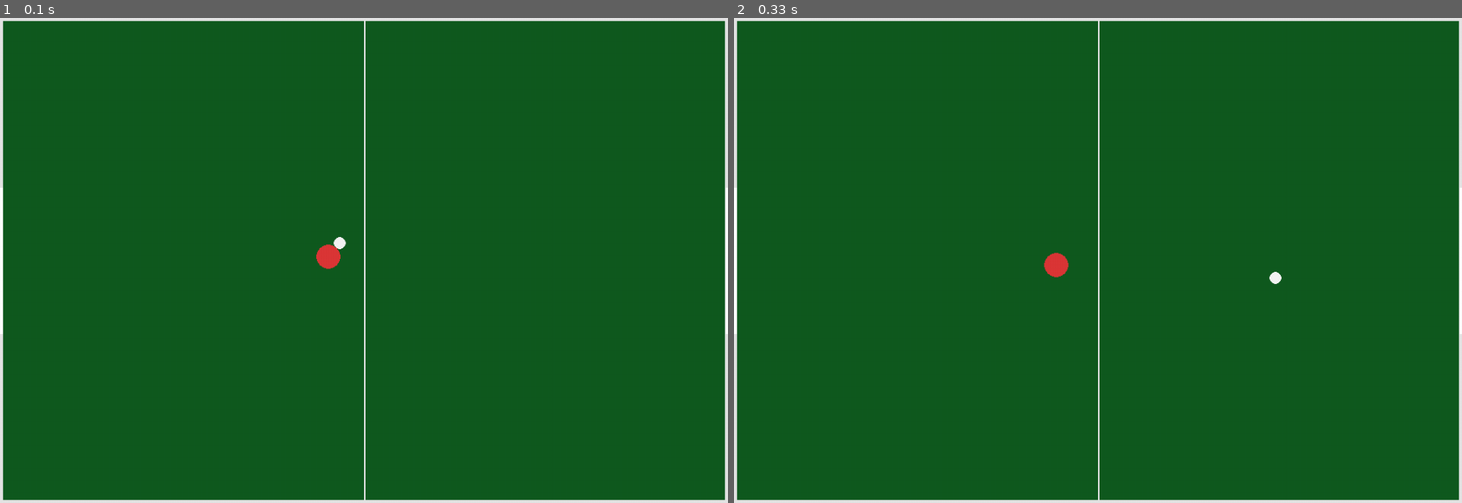
Above: before the commit, frames 1-2 (left to right).
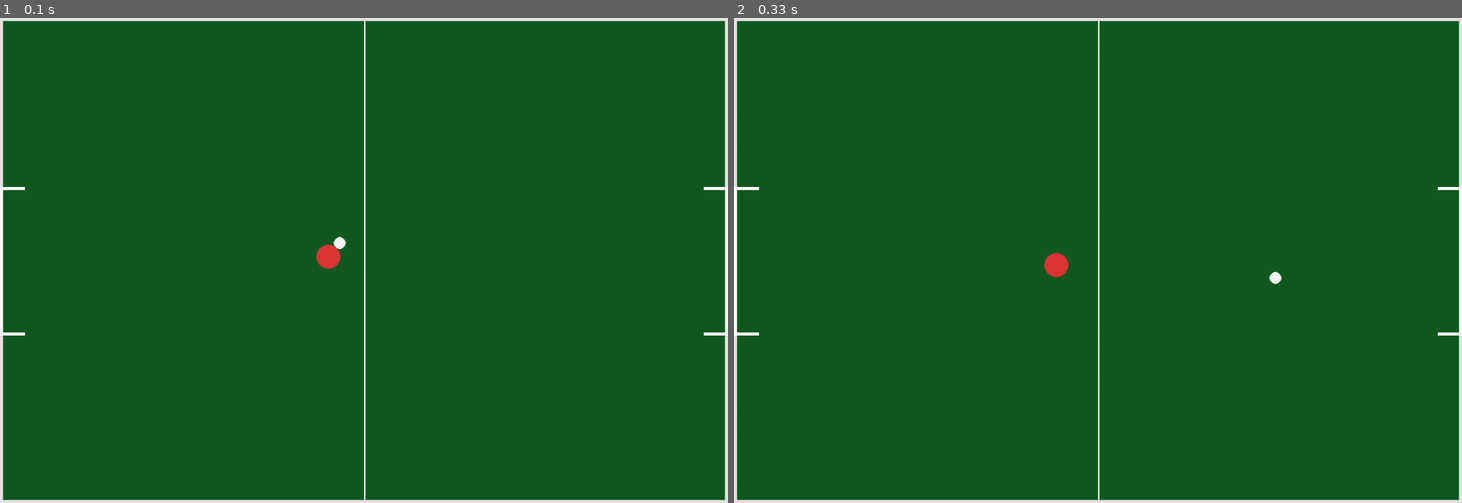
Above: after the commit, the same moments.

Repository: YoManFeed/RL_football
Game: pygame game, started from examples/render_scenario1.py
Two runs of this game, one before a commit and one after it. Both use one fixed random seed, a clock stepped at 60 frames per second and the inputs below.
Inputs:
- Up to frame 1 (0.1 s): no input
- Up to frame 2 (0.33 s): no input

The runs differ from the first frame. In frame 1, less than 0.1% of the frame differs, in the area x 0-100%, y 34-66%; in frame 2, less than 0.1%.

Commit message:
added 2nd scenario

Diff:
--- a/football_rl/configs/defaults.py
+++ b/football_rl/configs/defaults.py
@@ -57,16 +57,16 @@
 
 @dataclass(slots=True)
 class RewardConfig:
-    goal_reward: float = 5.0
+    goal_reward: float = 50.0
     concede_penalty: float = 5.0
-    ball_progress_scale: float = 0.04
+    ball_progress_scale: float = 0.05  # increased from 0.04 for better learning signal
     pass_reward: float = 0.45
     receive_pass_reward: float = 0.25
     steal_reward: float = 0.6
     interception_reward: float = 0.45
-    touch_reward: float = 0.05
+    touch_reward: float = 0.1  # increased from 0.05 for better learning signal
     idle_penalty: float = 0.004
-    scenario_bonus_scale: float = 1.0
+    scenario_bonus_scale: float = 0.0
 
 
 @dataclass(slots=True)
--- a/football_rl/render/pygame_renderer.py
+++ b/football_rl/render/pygame_renderer.py
@@ -41,6 +41,12 @@
         goal_bottom = int((self.config.physics.field_height / 2 + self.config.physics.goal_width / 2) * self._scale_y)
         pygame.draw.line(self._screen, (255, 255, 255), (0, goal_top), (0, goal_bottom), width=6)
         pygame.draw.line(self._screen, (255, 255, 255), (self._window_size[0] - 1, goal_top), (self._window_size[0] - 1, goal_bottom), width=6)
+        # Add horizontal goal boundaries extending inward
+        goal_depth = int(4 * self._scale_x)  # Extend 4 units inward
+        pygame.draw.line(self._screen, (255, 255, 255), (0, goal_top), (goal_depth, goal_top), width=4)
+        pygame.draw.line(self._screen, (255, 255, 255), (0, goal_bottom), (goal_depth, goal_bottom), width=4)
+        pygame.draw.line(self._screen, (255, 255, 255), (self._window_size[0] - goal_depth, goal_top), (self._window_size[0] - 1, goal_top), width=4)
+        pygame.draw.line(self._screen, (255, 255, 255), (self._window_size[0] - goal_depth, goal_bottom), (self._window_size[0] - 1, goal_bottom), width=4)
         for obstacle in simulator.obstacles:
             px, py = self._to_screen(obstacle.position)
             hw = int(obstacle.half_extents[0] * self._scale_x)
--- a/football_rl/rewards/manager.py
+++ b/football_rl/rewards/manager.py
@@ -10,6 +10,7 @@
     PassRewardTerm,
     ScenarioHookRewardTerm,
     StealRewardTerm,
+    TimePenaltyTerm
 )
 
 
@@ -35,5 +36,6 @@
             StealRewardTerm(),
             IdlePenaltyTerm(),
             ScenarioHookRewardTerm(),
+            TimePenaltyTerm(),
         ]
     )
--- a/football_rl/rewards/terms.py
+++ b/football_rl/rewards/terms.py
@@ -1,4 +1,5 @@
 from __future__ import annotations
+import numpy as np
 
 from football_rl.core.events import EventType
 from football_rl.rewards.base import RewardTerm
@@ -18,15 +19,43 @@
         return rewards
 
 
+# class BallProgressRewardTerm(RewardTerm):
+#     def compute(self, simulator) -> dict[str, float]:
+#         rewards = {agent_id: 0.0 for agent_id in simulator.players}
+#         prev_x = simulator.prev_ball_position[0]
+#         curr_x = simulator.ball.position[0]
+#         delta = curr_x - prev_x
+#         scale = simulator.config.rewards.ball_progress_scale / simulator.config.physics.field_width
+#         for agent_id, player in simulator.players.items():
+#             rewards[agent_id] += float(delta * player.attack_direction * scale)
+#         return rewards
+
 class BallProgressRewardTerm(RewardTerm):
     def compute(self, simulator) -> dict[str, float]:
         rewards = {agent_id: 0.0 for agent_id in simulator.players}
-        prev_x = simulator.prev_ball_position[0]
-        curr_x = simulator.ball.position[0]
-        delta = curr_x - prev_x
-        scale = simulator.config.rewards.ball_progress_scale / simulator.config.physics.field_width
+
+        prev_pos = np.array(simulator.prev_ball_position)
+        curr_pos = np.array(simulator.ball.position)
+
+        # define goal center (you may need to adjust depending on your coordinate system)
+        goal_x = simulator.config.physics.field_width / 2.0
+        goal_y = 0.0  # assuming center of field in y
+
+        # If attack direction matters:
         for agent_id, player in simulator.players.items():
-            rewards[agent_id] += float(delta * player.attack_direction * scale)
+            if player.attack_direction == -1:
+                goal_x = -goal_x  # flip goal for opposite team
+
+            goal_pos = np.array([goal_x, goal_y])
+
+            prev_dist = np.linalg.norm(prev_pos - goal_pos)
+            curr_dist = np.linalg.norm(curr_pos - goal_pos)
+
+            delta = prev_dist - curr_dist  # positive if closer to goal
+
+            scale = simulator.config.rewards.ball_progress_scale
+            rewards[agent_id] += float(delta * scale)
+
         return rewards
 
 
@@ -73,3 +102,7 @@
         for agent_id, value in simulator.extra_agent_rewards.items():
             rewards[agent_id] += value * simulator.config.rewards.scenario_bonus_scale
         return rewards
+
+class TimePenaltyTerm(RewardTerm):
+    def compute(self, simulator) -> dict[str, float]:
+        return {agent_id: -0.001 for agent_id in simulator.players}
--- a/football_rl/training/ppo.py
+++ b/football_rl/training/ppo.py
@@ -72,16 +72,56 @@
         latent = self.encoder(obs)
         return self.value_head(latent).squeeze(-1)
 
-    def get_action_and_value(
-        self, obs: torch.Tensor, action: torch.Tensor | None = None
-    ) -> tuple[torch.Tensor, torch.Tensor, torch.Tensor, torch.Tensor]:
+    # def get_action_and_value(
+    #     self, obs: torch.Tensor, action: torch.Tensor | None = None
+    # ) -> tuple[torch.Tensor, torch.Tensor, torch.Tensor, torch.Tensor]:
+    #     mean, std, value = self.forward(obs)
+    #     dist = Normal(mean, std)
+    #     if action is None:
+    #         action = dist.sample()
+    #     log_prob = dist.log_prob(action).sum(-1)
+    #     entropy = dist.entropy().sum(-1)
+    #     return action, log_prob, entropy, value
+
+    # def get_action_and_value(self, obs, action=None):
+    #     mean, std, value = self.forward(obs)
+    #     dist = Normal(mean, std)
+
+    #     if action is None:
+    #         raw_action = dist.rsample()
+    #         action = torch.tanh(raw_action)
+    #     else:
+    #         # inverse tanh (approx)
+    #         raw_action = torch.atanh(action.clamp(-0.999, 0.999))
+
+    #     log_prob = dist.log_prob(raw_action).sum(-1)
+    #     log_prob -= torch.log(1 - action.pow(2) + 1e-6).sum(-1)
+
+    #     entropy = dist.entropy().sum(-1)
+
+    #     return action, log_prob, entropy, value
+    def get_action_and_value(self, obs, action=None):
         mean, std, value = self.forward(obs)
         dist = Normal(mean, std)
+
         if action is None:
-            action = dist.sample()
-        log_prob = dist.log_prob(action).sum(-1)
+            raw_action = dist.rsample()
+            move_kick = torch.tanh(raw_action[..., :4])      # [-1, 1]
+            power_sprint = torch.sigmoid(raw_action[..., 4:])  # [0, 1]
+            action = torch.cat([move_kick, power_sprint], dim=-1)
+        else:
+            a = action.clamp(1e-6, 1 - 1e-6)
+            raw_move_kick = torch.atanh(action[..., :4].clamp(-0.999, 0.999))
+            raw_power_sprint = torch.log(a[..., 4:] / (1 - a[..., 4:]))
+            raw_action = torch.cat([raw_move_kick, raw_power_sprint], dim=-1)
+
+        log_prob = dist.log_prob(raw_action).sum(-1)
+        log_prob -= torch.log(1 - action[..., :4].pow(2) + 1e-6).sum(-1)
+        log_prob -= torch.log(action[..., 4:] * (1 - action[..., 4:]) + 1e-6).sum(-1)
+
         entropy = dist.entropy().sum(-1)
         return action, log_prob, entropy, value
+
 
 
 # ---------------------------------------------------------------------------
@@ -136,11 +176,21 @@
         T = self.ptr
         advantages = np.zeros(T, dtype=np.float32)
         gae = 0.0
+        # for t in reversed(range(T)):
+        #     next_val = last_value if t == T - 1 else self.values[t + 1]
+        #     next_done = 0.0 if t == T - 1 else self.dones[t + 1]
+        #     delta = self.rewards[t] + gamma * next_val * (1.0 - self.dones[t]) - self.values[t]
+        #     gae = delta + gamma * lam * (1.0 - self.dones[t]) * gae
         for t in reversed(range(T)):
-            next_val = last_value if t == T - 1 else self.values[t + 1]
-            next_done = 0.0 if t == T - 1 else self.dones[t + 1]
-            delta = self.rewards[t] + gamma * next_val * (1.0 - self.dones[t]) - self.values[t]
-            gae = delta + gamma * lam * (1.0 - self.dones[t]) * gae
+            if t == T - 1:
+                next_nonterminal = 1.0 - self.dones[t]
+                next_value = last_value
+            else:
+                next_nonterminal = 1.0 - self.dones[t + 1]
+                next_value = self.values[t + 1]
+
+            delta = self.rewards[t] + gamma * next_value * next_nonterminal - self.values[t]
+            gae = delta + gamma * lam * next_nonterminal * gae
             advantages[t] = gae
         returns = advantages + self.values[:T]
 
@@ -168,7 +218,7 @@
     gae_lambda: float       = 0.95
     clip_epsilon: float     = 0.2
     value_coef: float       = 0.5
-    entropy_coef: float     = 0.01
+    entropy_coef: float     = 0.001
     max_grad_norm: float    = 0.5
     lr: float               = 3e-4
     normalize_advantages: bool = True
@@ -242,6 +292,10 @@
             "mean_ep_length": np.mean(ep_lengths) if ep_lengths else float("nan"),
             "num_episodes": len(ep_returns),
         }
+
+        print("rewards sample:", self.buffer.rewards[:50])
+
+
         return last_value, stats
 
     # ------------------------------------------------------------------
--- /dev/null
+++ b/generate_gif.py
@@ -0,0 +1,242 @@
+"""Generate GIF from a trained agent checkpoint.
+
+Usage:
+    python generate_gif.py --checkpoint checkpoints/ppo_scenario_1_single_striker_final.pt --scenario scenario_1_single_striker
+    python generate_gif.py --checkpoint checkpoints/ppo_scenario_2_moving_wall_final.pt --scenario scenario_2_moving_wall --output gifs/demo.gif
+    python generate_gif.py --checkpoint checkpoints/ppo_scenario_1_single_striker_final.pt --scenario scenario_1_single_striker --width 640 --height 480 --fps 20
+"""
+
+from __future__ import annotations
+
+import argparse
+import os
+import sys
+from pathlib import Path
+
+os.environ.setdefault("SDL_VIDEODRIVER", "dummy")
+os.environ.setdefault("SDL_AUDIODRIVER", "dummy")
+
+import numpy as np
+from PIL import Image, ImageDraw
+
+sys.path.insert(0, str(Path(__file__).parent))
+
+import torch
+
+from football_rl.wrappers.gym_env import FootballGymEnv
+from football_rl.training.ppo import PPOAgent, PPOConfig
+from football_rl.configs.defaults import make_default_config
+
+
+def parse_args() -> argparse.Namespace:
+    p = argparse.ArgumentParser(
+        description="Generate GIF from a trained PPO agent checkpoint",
+        formatter_class=argparse.RawDescriptionHelpFormatter,
+        epilog=__doc__,
+    )
+    p.add_argument(
+        "--checkpoint",
+        required=True,
+        type=str,
+        help="Path to the checkpoint file (.pt)",
+    )
+    p.add_argument(
+        "--scenario",
+        required=True,
+        type=str,
+        help="Scenario name (e.g., scenario_1_single_striker, scenario_2_moving_wall)",
+    )
+    p.add_argument(
+        "--output",
+        type=str,
+        default=None,
+        help="Output GIF path. If not specified, auto-generated from scenario name.",
+    )
+    p.add_argument(
+        "--width",
+        type=int,
+        default=480,
+        help="GIF width in pixels (default: 480)",
+    )
+    p.add_argument(
+        "--height",
+        type=int,
+        default=320,
+        help="GIF height in pixels (default: 320)",
+    )
+    p.add_argument(
+        "--fps",
+        type=int,
+        default=18,
+        help="GIF frames per second (default: 18)",
+    )
+    p.add_argument(
+        "--num_episodes",
+        type=int,
+        default=5,
+        help="Number of episodes to try; best one is selected (default: 5)",
+    )
+    p.add_argument(
+        "--seed",
+        type=int,
+        default=0,
+        help="Base seed for episode rendering (default: 0)",
+    )
+    p.add_argument(
+        "--label",
+        type=str,
+        default=None,
+        help="Label to display on GIF. If not specified, auto-generated.",
+    )
+    p.add_argument(
+        "--hidden_dim",
+        type=int,
+        default=128,
+        help="Hidden dimension of agent network (default: 128)",
+    )
+    p.add_argument(
+        "--device",
+        type=str,
+        default="cpu",
+        help="Device for agent (cpu or cuda) (default: cpu)",
+    )
+    return p.parse_args()
+
+
+def add_text(frame: np.ndarray, label: str, ret: float | None = None) -> np.ndarray:
+    """Burn label + return value into the frame."""
+    img = Image.fromarray(frame)
+    draw = ImageDraw.Draw(img)
+    text = label
+    if ret is not None:
+        text += f"  |  return {ret:.2f}"
+    # Draw stripe at bottom instead of top
+    stripe_height = 20
+    draw.rectangle([0, img.height - stripe_height, img.width, img.height], fill=(20, 20, 20))
+    draw.text((6, img.height - stripe_height + 2), text, fill=(220, 220, 50))
+    return np.array(img)
+
+
+def render_episode(
+    agent: PPOAgent,
+    scenario: str,
+    width: int,
+    height: int,
+    label: str,
+    seed: int = 0,
+) -> tuple[list[np.ndarray], float]:
+    """Run episode and return (frames, episode_return)."""
+    # Use same config as training for consistent rewards
+    cfg = make_default_config()
+    cfg.rewards.ball_progress_scale = 2.0
+    cfg.rewards.touch_reward = 0.5
+    cfg.ball.allow_dribble = False
+    cfg.randomization.randomize_attack_direction = False
+
+    env = FootballGymEnv(
+        scenario_name=scenario,
+        config=cfg,
+        flatten_observation=True,
+        canonical_observation=True,
+        render_mode="rgb_array",
+    )
+    obs, _ = env.reset(seed=seed)
+    frames = []
+    ep_ret = 0.0
+    done = False
+
+    while not done:
+        raw = env.render()
+        if raw is not None:
+            img = Image.fromarray(raw).resize((width, height), Image.BILINEAR)
+            frames.append(np.array(img))
+        action, _, _ = agent.select_action(obs)
+        obs, r, terminated, truncated, _ = env.step(action)
+        ep_ret += r
+        done = terminated or truncated
+
+    env.close()
+    stamped = [add_text(f, label, ep_ret) for f in frames]
+    return stamped, ep_ret
+
+
+def save_gif(frames: list[np.ndarray], path: Path, fps: int) -> None:
+    """Save frames as animated GIF."""
+    import imageio
+
+    path.parent.mkdir(parents=True, exist_ok=True)
+    imageio.mimsave(str(path), frames, fps=fps, loop=0)
+    size_kb = path.stat().st_size // 1024
+    print(f"✓ Saved {path.name}")
+    print(f"  Frames: {len(frames)}")
+    print(f"  Size: {size_kb} KB")
+    print(f"  Path: {path.resolve()}")
+
+
+def main() -> None:
+    args = parse_args()
+
+    # Validate checkpoint exists
+    checkpoint_path = Path(args.checkpoint)
+    if not checkpoint_path.exists():
+        print(f"❌ Checkpoint not found: {checkpoint_path}")
+        sys.exit(1)
+
+    # Load checkpoint and extract dimensions
+    print(f"Loading checkpoint: {checkpoint_path}")
+    ckpt = torch.load(str(checkpoint_path), map_location=args.device)
+    net_ckpt = ckpt["net"]
+
+    # Extract obs_dim and action_dim from checkpoint
+    obs_dim = net_ckpt["encoder.0.weight"].shape[1]  # input size of first layer
+    action_dim = net_ckpt["log_std"].shape[0]  # size of log_std vector
+
+    print(f"  obs_dim: {obs_dim}, action_dim: {action_dim}")
+
+    # Load agent
+    agent = PPOAgent(
+        obs_dim=obs_dim,
+        action_dim=action_dim,
+        hidden_dim=args.hidden_dim,
+        config=PPOConfig(),
+        device=args.device,
+    )
+    agent.load(str(checkpoint_path))
+    print("✓ Agent loaded\n")
+
+    # Generate output path if not specified
+    if args.output is None:
+        output_dir = Path("gifs")
+        output_dir.mkdir(exist_ok=True)
+        output_path = output_dir / f"{args.scenario}.gif"
+    else:
+        output_path = Path(args.output)
+
+    # Generate label if not specified
+    if args.label is None:
+        label = f"PPO  {args.scenario}"
+    else:
+        label = args.label
+
+    # Render best of N episodes
+    print(f"Rendering {args.num_episodes} episodes (selecting best)...")
+    best_frames: list[np.ndarray] = []
+    best_ret = -1e9
+
+    for i, trial_seed in enumerate(range(args.seed, args.seed + args.num_episodes)):
+        print(f"  Episode {i + 1}/{args.num_episodes} (seed={trial_seed})...", end=" ", flush=True)
+        frames, ret = render_episode(agent, args.scenario, args.width, args.height, label, seed=trial_seed)
+        print(f"return={ret:.2f}")
+        if ret > best_ret:
+            best_ret = ret
+            best_frames = frames
+
+    print(f"\n✓ Best episode return: {best_ret:.2f}\n")
+
+    # Save GIF
+    print(f"Saving GIF to {output_path}...")
+    save_gif(best_frames, output_path, args.fps)
+
+
+if __name__ == "__main__":
+    main()
--- a/train_ppo.py
+++ b/train_ppo.py
@@ -13,12 +13,48 @@
 from pathlib import Path
 
 import numpy as np
+import matplotlib
+matplotlib.use("Agg")
+import matplotlib.pyplot as plt
 
 # Make sure the package is importable when running from this directory
 sys.path.insert(0, str(Path(__file__).parent))
 
 from football_rl.wrappers.gym_env import FootballGymEnv
 from football_rl.training.ppo import PPOAgent, PPOConfig
+from football_rl.configs.defaults import make_default_config
+
+
+def make_training_config():
+    """Training config that forces kick-only behavior."""
+    cfg = make_default_config()
+    cfg.ball.allow_dribble = False          # kick-only, no dragging
+    # fix attack direction for stage-1: removes canonical/action mismatch (×3 speedup)
+    cfg.randomization.randomize_attack_direction = False
+    return cfg
+
+
+def save_learning_curve(steps_log: list[int], return_log: list[float], path: Path) -> None:
+    """Plot and save learning curve."""
+    path.parent.mkdir(parents=True, exist_ok=True)
+    arr = np.array(return_log, dtype=float)
+    w = min(30, max(1, len(arr)))
+    smooth = np.convolve(arr, np.ones(w) / w, mode="valid")
+    sx = steps_log[w - 1:]
+
+    fig, ax = plt.subplots(figsize=(10, 4))
+    ax.plot(steps_log, return_log, alpha=0.2, color="steelblue", linewidth=0.8, label="episode return")
+    ax.plot(sx, smooth, color="steelblue", linewidth=2.0, label=f"rolling mean ({w} ep)")
+
+    ax.set_xlabel("Env steps", fontsize=11)
+    ax.set_ylabel("Episode return", fontsize=11)
+    ax.set_title("PPO Training Progress", fontsize=12)
+    ax.legend(fontsize=9)
+    ax.grid(alpha=0.3)
+    fig.tight_layout()
+    fig.savefig(str(path), dpi=140)
+    plt.close(fig)
+    print(f"  saved  {path.name}")
 
 
 def parse_args() -> argparse.Namespace:
@@ -29,7 +65,7 @@
     p.add_argument("--hidden_dim", type=int, default=128)
     p.add_argument("--lr", type=float, default=3e-4)
     p.add_argument("--clip", type=float, default=0.2)
-    p.add_argument("--entropy_coef", type=float, default=0.01)
+    p.add_argument("--entropy_coef", type=float, default=0.001)
     p.add_argument("--num_epochs", type=int, default=4)
     p.add_argument("--minibatch_size", type=int, default=512)
     p.add_argument("--load", type=str, default=None, help="Path to checkpoint to resume from")
@@ -37,6 +73,7 @@
     p.add_argument("--log_interval", type=int, default=10, help="Log every N updates")
     p.add_argument("--save_interval", type=int, default=50, help="Save checkpoint every N updates")
     p.add_argument("--device", default="cpu")
+    p.add_argument("--plot_dir", default="plots", help="Directory to save learning curve plot")
     return p.parse_args()
 
 
@@ -44,10 +81,13 @@
     args = parse_args()
     save_dir = Path(args.save_dir)
     save_dir.mkdir(exist_ok=True)
+    plot_dir = Path(args.plot_dir)
+    plot_dir.mkdir(exist_ok=True)
 
     # Environment
     env = FootballGymEnv(
         scenario_name=args.scenario,
+        config=make_training_config(),
         flatten_observation=True,
         canonical_observation=True,
     )
@@ -87,6 +127,7 @@
           f"= {num_updates * args.rollout_steps:,} env steps\n")
 
     all_returns: list[float] = []
+    steps_log: list[int] = []
 
     for _ in range(num_updates):
         last_value, rollout_stats = agent.collect_rollout(env)
@@ -97,6 +138,7 @@
 
         if rollout_stats["num_episodes"] > 0:
             all_returns.append(rollout_stats["mean_ep_return"])
+            steps_log.append(total_env_steps)
 
         if update_idx % args.log_interval == 0:
             recent = np.mean(all_returns[-20:]) if all_returns else float("nan")
@@ -119,6 +161,11 @@
     final_path = save_dir / f"ppo_{args.scenario}_final.pt"
     agent.save(final_path)
     print(f"\nTraining done. Final checkpoint: {final_path}")
+
+    # Save learning curve
+    plot_path = plot_dir / f"learning_curve_{args.scenario}.png"
+    save_learning_curve(steps_log, all_returns, plot_path)
+
     env.close()
 
 
Binary file changed: gifs/learning_curve.png
Binary file added: plots/learning_curve_scenario_1_single_striker.png
Binary file added: plots/learning_curve_scenario_2_moving_wall.png
